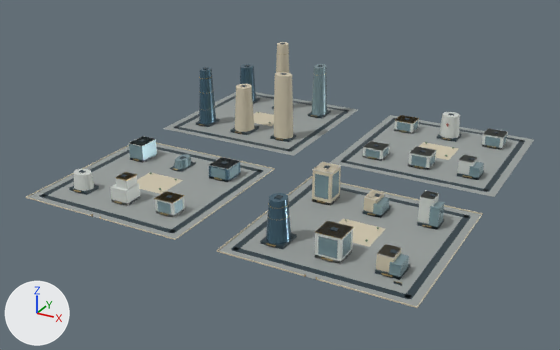
An edit to the glTF model web/public/assets/3d/ampliworld/GC-CITY-2030/GC-TILE-09-17.glb, drawn before and after from the same camera.
One viewpoint serves both versions: a camera (50 mm lens) standing at (-341.0, -3291.0, 615.0) and looking at (-1022.0, -2054.0, -3.0). The lights are fixed; the arrows at lower left show +X, +Y and +Z. The first picture is the older version. Where no turn or scale is listed for an object, it has been applied to the vertices. Vertices at exactly the same position are counted once.

Names of what the first picture shows: 'GC-TILE-09-17-blue', 'GC-TILE-09-17-dark', 'GC-TILE-09-17-glass', 'GC-TILE-09-17-gold', 'GC-TILE-09-17-ivory', 'GC-TILE-09-17-paving', 'GC-TILE-09-17-white'.
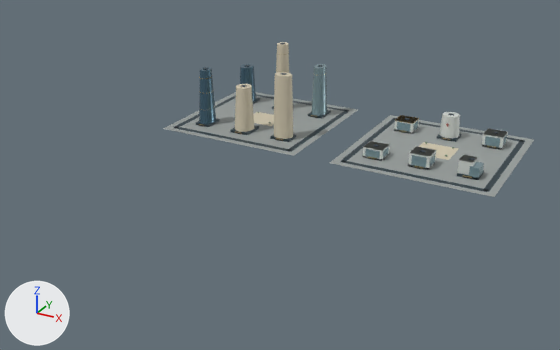
Where the change shows, as pixel boxes [x1, y1, x2, y2] in the pictures (560 x 350 px):
'GC-TILE-09-17-paving', reshaped (27% narrower, 51% shorter): before [28, 92, 534, 306]; after [163, 92, 534, 197]
'GC-TILE-09-17-dark', reshaped (28% narrower, 42% shorter): before [39, 43, 525, 299]; after [174, 43, 525, 192]
'GC-TILE-09-17-ivory', reshaped (51% narrower, 55% shorter): before [26, 42, 483, 308]; after [235, 42, 458, 160]
'GC-TILE-09-17-glass', reshaped (48% narrower, 46% shorter): before [129, 64, 507, 280]; after [311, 64, 507, 180]
'GC-TILE-09-17-white', reshaped (66% narrower, 58% shorter): before [74, 112, 508, 264]; after [363, 112, 508, 175]
'GC-TILE-09-17-blue', reshaped (38% narrower, 66% shorter): before [199, 64, 291, 244]; after [199, 64, 256, 124]
'GC-TILE-09-17-gold', reshaped (29% narrower, 46% shorter): before [73, 53, 496, 285]; after [198, 53, 496, 178]
part 1 of me_mesh_0, deleted: before [28, 144, 273, 238]
part 2 of me_mesh_0, deleted: before [218, 177, 481, 306]
part 3 of me_mesh_1, deleted: before [39, 139, 471, 299]
part 4 of me_mesh_2, deleted: before [26, 143, 483, 308]
part 5 of me_mesh_5, deleted (blue): before [266, 193, 291, 244]
part 6 of me_mesh_5, deleted: before [209, 158, 240, 182]
part 7 of me_mesh_6, deleted: before [73, 159, 432, 285]
part 8 of me_mesh_7, deleted: before [129, 136, 445, 280]
part 9 of me_mesh_8, deleted: before [74, 136, 439, 264]

Patch to the scene script:
```diff
--- a/web/public/assets/3d/ampliworld/GC-CITY-2030/GC-TILE-09-17.glb.py
+++ b/web/public/assets/3d/ampliworld/GC-CITY-2030/GC-TILE-09-17.glb.py
@@ me_mesh_0 @@
-me_mesh_0.from_pydata(...)  # 32 vertices, 48 faces; spans x -1379.0..-621.0, y -2379.0..-1621.0, z 0.0
+me_mesh_0.from_pydata(...)  # 16 vertices, 24 faces; spans x -1379.0..-621.0, y -1959.0..-1621.0, z 0.0
+# me_mesh_0 part 1: the loose piece of 8 vertices spanning x -1379.0..-1041.0, y -2379.0..-2041.0, z 0.0 is deleted
+# me_mesh_0 part 2: the loose piece of 8 vertices spanning x -959.0..-621.0, y -2379.0..-2041.0, z 0.0 is deleted
 me_mesh_0.materials.append(mat_paving)
@@ me_mesh_1 @@
-me_mesh_1.from_pydata(...)  # 520 vertices, 780 faces; spans x -1364.0..-636.0, y -2364.0..-1636.0, z 0.0..161.0
+me_mesh_1.from_pydata(...)  # 256 vertices, 384 faces; spans x -1364.0..-636.0, y -1944.0..-1636.0, z 0.0..161.0
+# me_mesh_1 part 3: 33 loose pieces with 264 vertices, spanning x -1364.0..-636.0, y -2364.0..-2056.0, z 0.0..80.0, are deleted
 me_mesh_1.materials.append(mat_dark)
@@ me_mesh_2 @@
-me_mesh_2.from_pydata(...)  # 202 vertices, 324 faces; spans x -1380.0..-620.0, y -2380.0..-1676.0, z 0.0..160.0
+me_mesh_2.from_pydata(...)  # 82 vertices, 144 faces; spans x -1250.0..-750.0, y -1904.0..-1676.0, z 0.0..160.0
+# me_mesh_2 part 4: 15 loose pieces with 120 vertices, spanning x -1380.0..-620.0, y -2380.0..-2040.0, z 0.0..64.0, are deleted
 me_mesh_2.materials.append(mat_ivory)
@@ me_mesh_5 @@
-me_mesh_5.from_pydata(...)  # 74 vertices, 132 faces; spans x -1330.0..-870.0, y -2322.0..-1674.0, z 0.0..130.0
+me_mesh_5.from_pydata(...)  # 44 vertices, 80 faces; spans x -1330.0..-1290.0, y -1902.0..-1674.0, z 5.0..130.0
+# me_mesh_5 part 5: the loose piece of 22 vertices spanning x -910.0..-870.0, y -2322.0..-2274.0, z 5.0..79.0 is deleted
+# me_mesh_5 part 6: the loose piece of 8 vertices spanning x -1132.0..-1088.0, y -2141.0..-2095.0, z 0.0..28.0 is deleted
 me_mesh_5.materials.append(mat_blue)
@@ me_mesh_6 @@
-me_mesh_6.from_pydata(...)  # 996 vertices, 1704 faces; spans x -1329.0..-661.0, y -2380.0..-1675.0, z 0.0..138.0
+me_mesh_6.from_pydata(...)  # 566 vertices, 996 faces; spans x -1328.0..-681.0, y -1908.0..-1675.0, z 4.0..138.0
+# me_mesh_6 part 7: 38 loose pieces with 430 vertices, spanning x -1329.0..-661.0, y -2380.0..-2096.0, z 0.0..68.0, are deleted
 me_mesh_6.materials.append(mat_gold)
@@ me_mesh_7 @@
-me_mesh_7.from_pydata(...)  # 372 vertices, 572 faces; spans x -1327.0..-668.0, y -2320.0..-1673.0, z 0.0..119.0
+me_mesh_7.from_pydata(...)  # 158 vertices, 244 faces; spans x -1127.0..-668.0, y -1898.0..-1673.0, z 0.0..119.0
+# me_mesh_7 part 8: 25 loose pieces with 214 vertices, spanning x -1327.0..-670.0, y -2320.0..-2094.0, z 0.0..57.0, are deleted
 me_mesh_7.materials.append(mat_glass)
@@ me_mesh_8 @@
-me_mesh_8.from_pydata(...)  # 204 vertices, 320 faces; spans x -1330.0..-668.0, y -2320.0..-1678.0, z 0.0..64.0
+me_mesh_8.from_pydata(...)  # 94 vertices, 148 faces; spans x -912.0..-668.0, y -1898.0..-1678.0, z 0.0..53.0
+# me_mesh_8 part 9: 12 loose pieces with 110 vertices, spanning x -1330.0..-683.0, y -2320.0..-2094.0, z 0.0..64.0, are deleted
 me_mesh_8.materials.append(mat_white)
```
